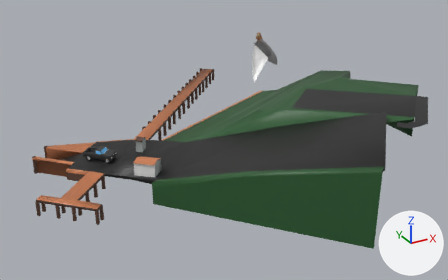
A saved change to the glTF model public/assets/intboatramp.glb.
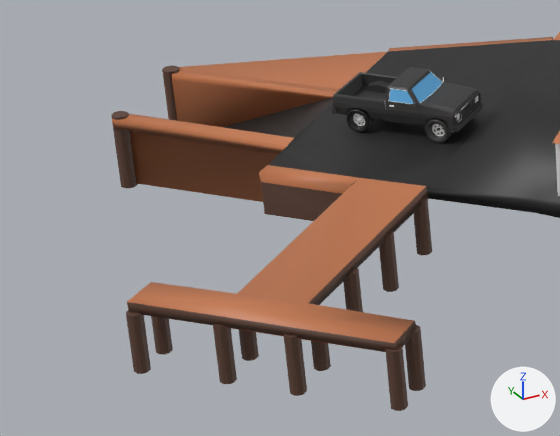
Each version is shown whole from a 50 mm camera at (-1.892, 0.054, 0.237) aimed at (-1.63, 0.531, -0.001), then close up on the part from 1% to 30% of the width and 47% to 82% of the height. Lighting does not change. The marker at lower right points along +X, +Y and +Z. Where no turn or scale is listed for an object, it has been applied to the vertices. Vertices at the same position are counted once.

The first close-up shows 'Wheel_Front_Left'.
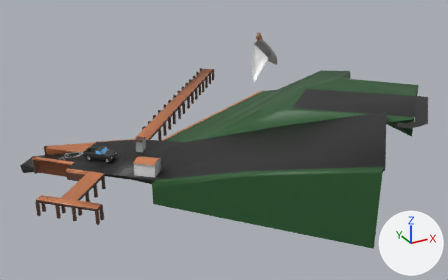
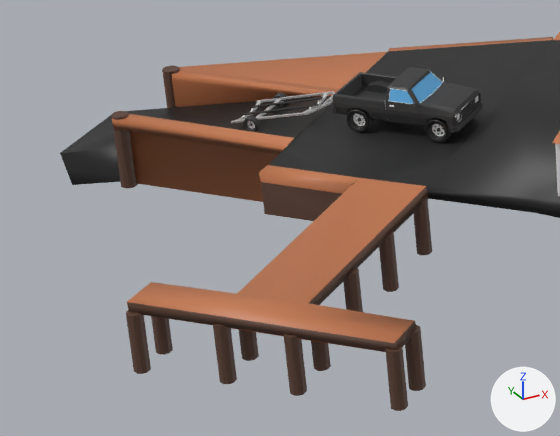
Where the change shows, as pixel boxes [x1, y1, x2, y2] in the close-ups (560 x 436 px; the box of a moved part takes in the faces that stretch with it):
'Wheel_Front_Left', reshaped: before [112, 32, 560, 411]; after [60, 32, 560, 411]
'Plane.001', added: after [231, 91, 335, 124]
    faces in mat_metal (white #e7e7e7): [231, 91, 335, 124]
    faces in mat_material_284 (black #1b1b1b): [242, 97, 323, 115]
'Wheel_Front_Left.004', added: after [243, 116, 260, 131]
    faces in mat_material_271 (black #363636): [243, 116, 260, 131]
'Wheel_Front_Left.003', added: after [272, 93, 289, 107]
part 1 of me_circle_024, moved or reshaped: before [169, 71, 448, 143]; after [60, 95, 447, 185]
part 2 of me_circle_024, recoloured: [425, 118, 450, 141] in both

The edits, one by one:
Material 'Material.284' (mat_material_284) is new.
Its base color is (0.011, 0.011, 0.011) (black #1b1b1b).
Material 'metal' (mat_metal) is new.
Its base color is (0.8, 0.8, 0.8) (white #e7e7e7).
Its metallic is 1.0.
Its roughness is 0.553.
me_circle_024 is used by ob_wheel_front_left; location (-1.7437, 0.5221, 0.0121).
me_circle_024 had 13289 vertices, 26616 faces and spanned x -0.076..0.32, y -0.213..0.243, z -0.036..0.054.
me_circle_024 now has 13293 vertices, 26624 faces and spans x -0.076..0.32, y -0.213..0.243, z -0.036..0.054.
me_circle_024 part 1: 121 vertices moved within x -0.019..0.002, y -0.009..0.014, z -0.002..0.003; 2 vertices removed from x -0.059..-0.045, y 0.035..0.049, z -0.017; 6 vertices added at x -0.069..-0.045, y 0.035..0.059, z -0.02..-0.01.
me_circle_024 part 2: 365 faces spanning x -0.014..0.002, y -0.01..0.014, z -0.002..0.002 switch from mat_material_271 (black #363636) to mat_material_268 (black #141414).
Mesh me_circle_005 is new.
It has 514 vertices, 1048 faces and spans x -0.00143..0.00147, y -0.00146..0.0015, z -0.0015..0.0015.
Faces by material slot: [305, 743].
It uses material mat_colors (white #ffffff).
It uses material mat_material_271 (black #363636).
Mesh me_circle_004 is new.
It has 514 vertices, 1048 faces and spans x -0.00149..0.00145, y -0.00148..0.00145, z -0.0015..0.0015.
Faces by material slot: [305, 743].
It uses material mat_colors (white #ffffff).
It uses material mat_material_271 (black #363636).
Mesh me_plane_004 is new.
It has 191 vertices, 396 faces and spans x -0.0182..0.0018, y -0.0018..0.0179, z -0.0974..-0.0907.
Faces by material slot: [360, 36].
It uses material mat_metal (white #e7e7e7).
It uses material mat_material_284 (black #1b1b1b).
Object 'Wheel_Front_Left.004' (ob_wheel_front_left_004) is new; it shows me_circle_005.
Its location is (-1.7802, 0.5422, 0.0085).
Object 'Wheel_Front_Left.003' (ob_wheel_front_left_003) is new; it shows me_circle_004.
Its location is (-1.772, 0.5503, 0.0085).
Object 'Plane.001' (ob_plane_001) is new; it shows me_plane_004.
Its location is (-1.765, 0.5355, 0.1047).
